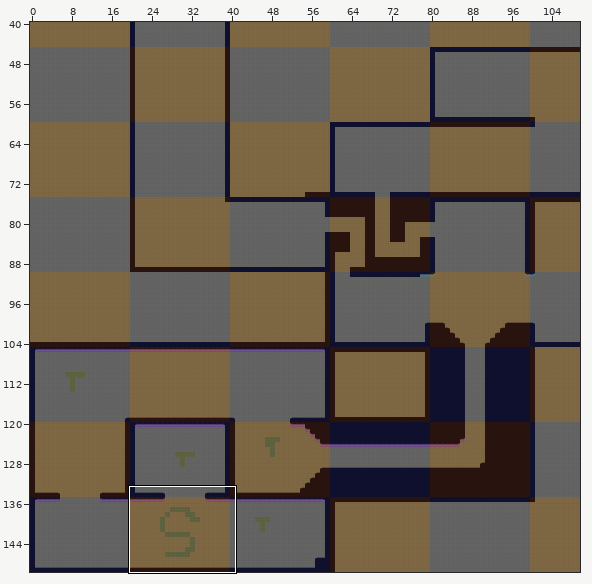
An edit to a level. Tiled map (JSON), asset/map/level1.json. The picture above shows the old version from afar; the outline marks the close-up.
Close-up. As it was:
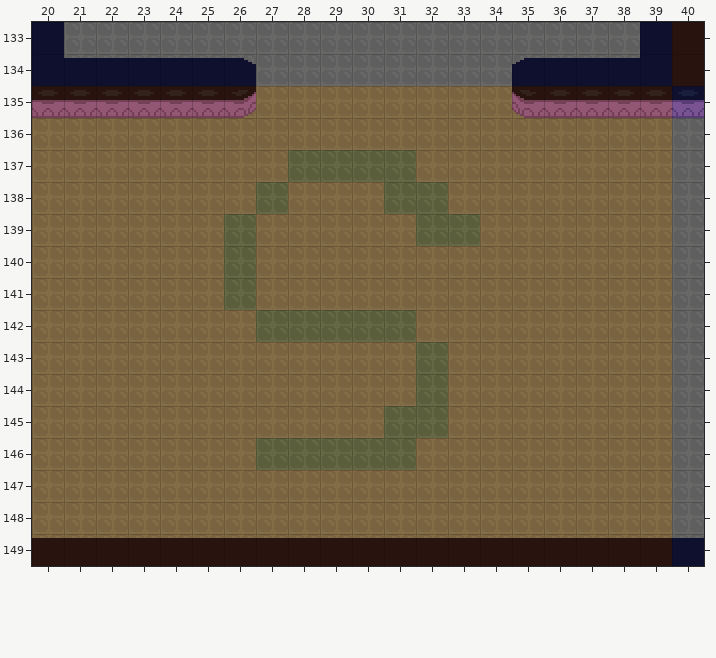
Cells are 16x16 px. Shown: x 20..40, y 133..149. The commit also changed other parts of the map, which this record leaves out.
After:
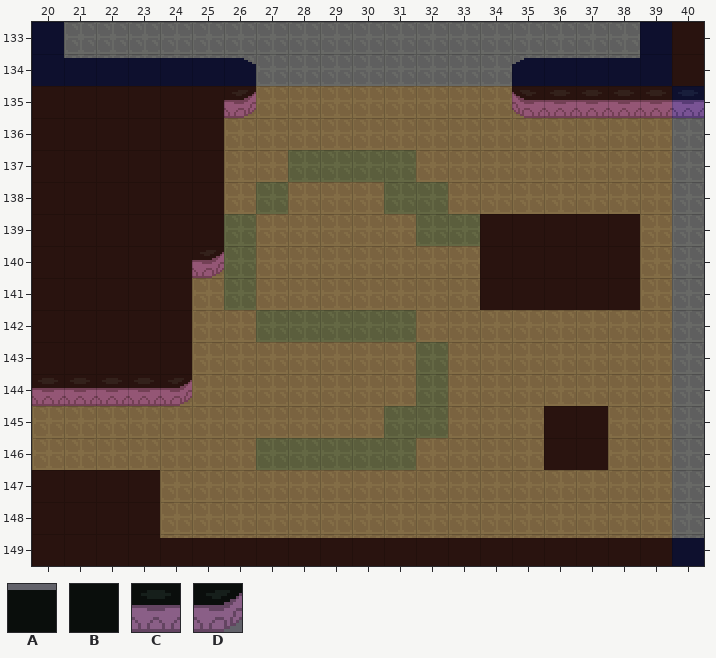
Key: from "sheet": A 9, B 16, C 30, D 31.
_ is an empty cell.
Tiles replaced or removed in this view: A, C.
From old to new:
Changed rows in their new state; . is an unchanged cell.
Layer "Foreground":
first column x 20:
135 BBBBBB.............
136 BBBBBB.............
137 BBBBBB.............
138 BBBBBB.............
139 BBBBBB........BBBBB
140 BBBBBD........BBBBB
141 BBBBB.........BBBBB
142 BBBBB..............
143 BBBBB..............
144 CCCCD..............
145 ................BB.
146 ................BB.
147 BBBB...............
148 BBBB...............
149 BBBB...............
Pixel boxes of the changes (left, top, right, bottom) in both close-ups:
changed: (32, 90, 224, 406)
added: (480, 214, 640, 310)
added: (544, 406, 608, 470)
changed: (32, 470, 160, 538)
